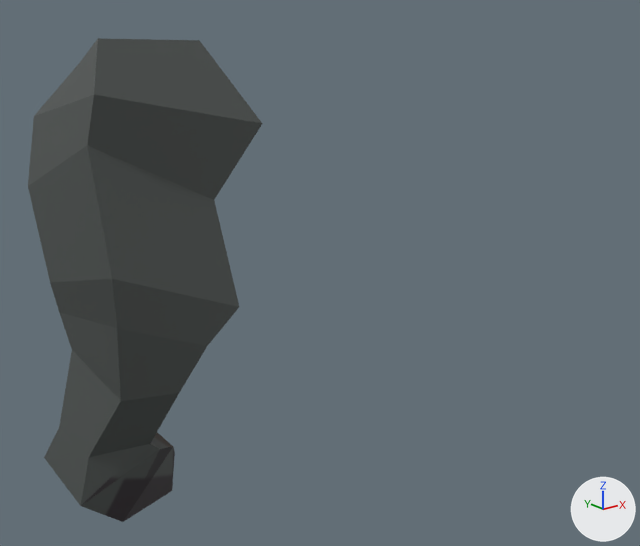
The glTF model external_resources/arm/arm.glb, before and after one commit.
Rendered twice from a 50 mm lens placed at (-2.57, -4.84, 0.79), pointed at (1.27, -0.04, -1.13). The lights are fixed; the arrows at lower right show +X, +Y and +Z. The picture after the commit comes second. Where no turn or scale is listed for an object, it has been applied to the vertices. Vertices at exactly the same position are counted once.

The first picture shows 'hand'.
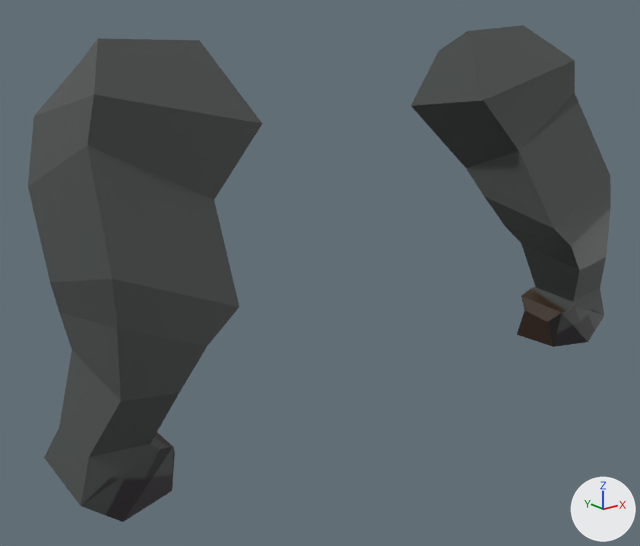
The newer file is also turned or shifted as a whole; pictures and numbers use the older file's frame.

Pixel boxes [x1, y1, x2, y2] of what changed, in the pictures (640 x 546 px):
'hand', reshaped (149% wider)
    before: [28, 38, 262, 522]
    after: [28, 25, 611, 522]
part 1 of me_cube_001, added
    after: [411, 25, 611, 347]

Diff of the bpy script that builds the scene:
```diff
--- a/external_resources/arm/arm.glb.py
+++ b/external_resources/arm/arm.glb.py
@@ me_cube_001 @@
 # used by ob_hand; location = (0.0, 0.0, 0.0)
-me_cube_001.from_pydata(...)  # 40 vertices, 76 faces; spans x -0.91..0.56, y -0.76..0.51, z -2.11..0.56
+me_cube_001.from_pydata(...)  # 80 vertices, 152 faces; spans x -0.91..4.03, y -0.76..0.51, z -2.11..0.56
+# me_cube_001 part 1: the loose piece of 40 vertices spanning x -0.91..0.56, y -0.76..0.51, z -2.11..0.56 is copied, and the copy is mirrored in x about its middle, then moved by (3.47, 0.0, 0.0); it spans x 2.56..4.03, y -0.76..0.51, z -2.11..0.56
 me_cube_001.materials.append(mat_material_003)
```
